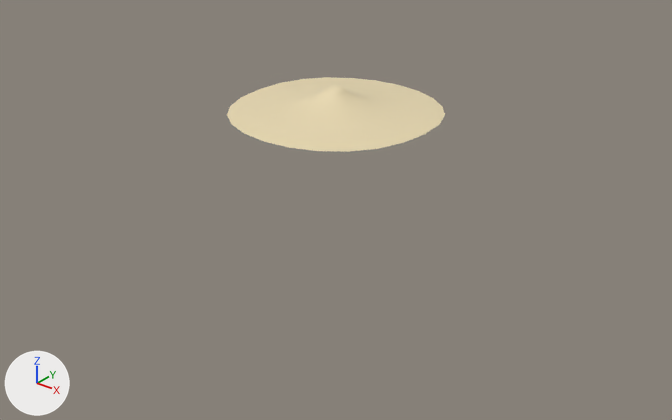
What one commit did to the FBX model Assets/Common/Models/island.fbx.
Both versions are drawn from a 50 mm camera at (126.6, -158.3, 70.0) aimed at (4.9, -6.3, -24.3). The lights are fixed; the arrows at lower left show +X, +Y and +Z. Where no turn or scale is listed for an object, it has been applied to the vertices.

Names of what the first picture shows: 'island'.
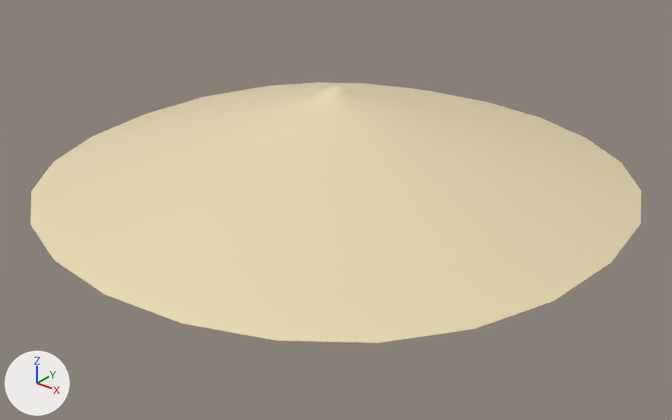
Commit message: Made the island mesh larger.

Changed parts and their boxes (x1, y1, x2, y2) in the pictures (672 x 420 px):
```json
{"object": "island", "change": "reshaped", "before": [227, 77, 445, 152], "after": [30, 82, 641, 343], "on screen": "179% wider, 245% taller"}
```

The change, as JSON lines over the scene's bpy script:
```json
{"block": "me_mesh", "where": "# used by ob_island; location = (0.1, -0.2, 2.4)"}
{"op": "remove", "block": "me_mesh", "code": "me_mesh.from_pydata(...)  # 289 vertices, 276 faces; spans x -24.3..24.1, y -24.4..24.4, z -5.1..0.6"}
{"op": "add", "block": "me_mesh", "code": "me_mesh.from_pydata(...)  # 337 vertices, 324 faces; spans x -68.6..68.4, y -68.9..68.9, z -21.6..0.6"}
{"block": "me_mesh", "change": "me_mesh part 1"}
{"block": "me_mesh", "change": "72 vertices move from x -24.3..24.1, y -24.4..24.4, z -5.1..-3.4 to x -29.4..29.2, y -29.5..29.5, z -9.2..-3.9"}
{"block": "me_mesh", "change": "48 vertices are added at x -68.6..68.4, y -68.9..68.9, z -21.6..-15.2"}
{"block": "me_mesh", "change": "48 new faces join them"}
```
